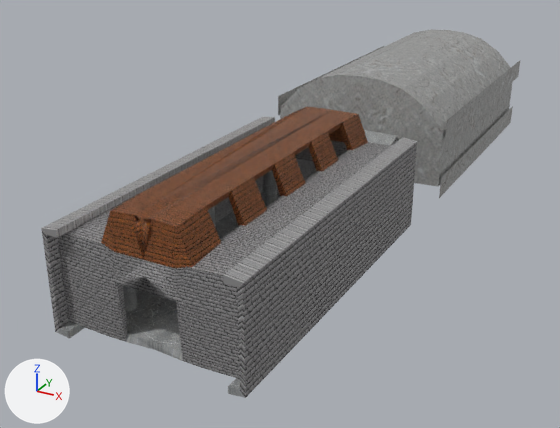
Two versions of the OBJ model IDKGame/assets/models/hall.obj, one commit apart.
Rendered twice from a camera (50 mm lens) standing at (20.2, -38.4, 20.3) and looking at (-3.1, 3.9, -0.8). Arrows for +X, +Y and +Z are at lower left; the lights stay in place. Where no turn or scale is listed for an object, it has been applied to the vertices. Vertices at the same position are counted once.

In view in the first picture: 'entrance', 'entrance.001', 'hall', 'pillars'.
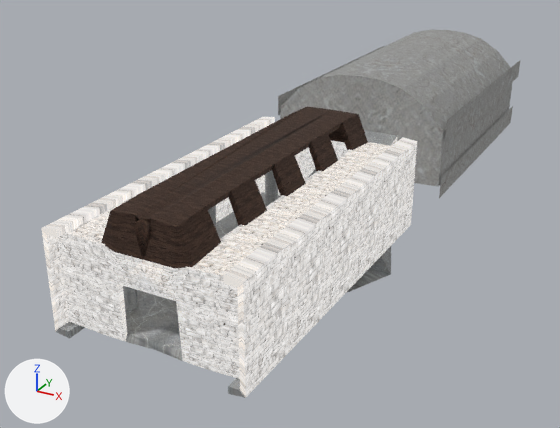
Location of each change, [x1, y1, x2, y2] in pixels of the pictures (560 x 428 px; the box of a moved part takes in the faces that stretch with it):
```json
{"object": "entrance", "change": "surface changed, reshaped", "before": [41, 117, 417, 398], "after": [41, 117, 417, 398], "on screen": "grey to white"}
{"object": "entrance.001", "change": "surface changed", "before": [101, 106, 368, 268], "after": [101, 106, 368, 268]}
{"part": 1, "of": "me_entrance", "change": "moved or reshaped", "after": [346, 246, 391, 293], "on screen": "not visible before"}
```

Scene script edits in JSON lines:
```json
{"op": "add", "block": "img_wood_jpg", "code": ["img_wood_jpg = load_image('wood.jpg', '../textures/albedo/wood.jpg', 2048, 2048, 'sRGB')"]}
{"op": "add", "block": "img_rustic_stone_wall_02_rough_1k_jpg", "code": ["img_rustic_stone_wall_02_rough_1k_jpg = load_image('rustic_stone_wall_02_rough_1k.jpg', '../textures/roughness/rustic_stone_wall_02_rough_1k.jpg', 1024, 1024, 'sRGB')"]}
{"op": "add", "block": "img_rustic_stone_wall_02_diff_1k_jpg", "code": ["img_rustic_stone_wall_02_diff_1k_jpg = load_image('rustic_stone_wall_02_diff_1k.jpg', '../textures/albedo/rustic_stone_wall_02_diff_1k.jpg', 1024, 1024, 'sRGB')"]}
{"op": "add", "block": "img_rustic_stone_wall_02_disp_1k_jpg", "code": ["img_rustic_stone_wall_02_disp_1k_jpg = load_image('rustic_stone_wall_02_disp_1k.jpg', '../textures/displacement/rustic_stone_wall_02_disp_1k.jpg', 1024, 1024, 'sRGB')"]}
{"op": "add", "block": "img_rustic_stone_wall_02_nor_gl_1k_jpg", "code": ["img_rustic_stone_wall_02_nor_gl_1k_jpg = load_image('rustic_stone_wall_02_nor_gl_1k.jpg', '../textures/normal/rustic_stone_wall_02_nor_gl_1k.jpg', 1024, 1024, 'sRGB')"]}
{"block": "mat_brick2_003", "change": "nodes: BsdfPrincipled, OutputMaterial, TexImage x3"}
{"block": "mat_brick2_003", "change": "uses the picture img_brick2_png"}
{"block": "mat_brick2_003", "change": "uses the picture img_brick2_png_001"}
{"block": "mat_brick2_003", "change": "uses the picture img_zero_png"}
{"block": "mat_brick2_003", "change": "nodes: BsdfPrincipled, NormalMap, OutputMaterial, TexImage x4"}
{"block": "mat_brick2_003", "change": "uses the picture img_rustic_stone_wall_02_diff_1k_jpg"}
{"block": "mat_brick2_003", "change": "uses the picture img_rustic_stone_wall_02_disp_1k_jpg"}
{"block": "mat_brick2_003", "change": "uses the picture img_rustic_stone_wall_02_nor_gl_1k_jpg"}
{"block": "mat_brick2_003", "change": "uses the picture img_rustic_stone_wall_02_rough_1k_jpg"}
{"block": "mat_wood2_002", "where": "n0 = _N.new('ShaderNodeBsdfPrincipled'); n0.name = 'Principled BSDF'"}
{"op": "add", "block": "mat_wood2_002", "code": "n0.inputs[2].default_value = 1.0  # 'Roughness'"}
{"block": "mat_wood2_002", "where": "n2 = _N.new('ShaderNodeTexImage'); n2.name = 'Image Texture'"}
{"op": "remove", "block": "mat_wood2_002", "code": "n3 = _N.new('ShaderNodeTexImage'); n3.name = 'Image Texture.001'"}
{"op": "remove", "block": "mat_wood2_002", "code": "n3.image = img_zero_png"}
{"op": "remove", "block": "mat_wood2_002", "code": "n4 = _N.new('ShaderNodeTexImage'); n4.name = 'Image Texture.002'"}
{"op": "remove", "block": "mat_wood2_002", "code": "n4.image = img_wood2_png_001"}
{"op": "set", "path": "n2.image", "old": "img_wood2_png", "new": "img_wood_jpg"}
{"op": "remove", "block": "mat_wood2_002", "code": "_L.new(n3.outputs[0], n0.inputs[1])  # 'Color' to 'Metallic'"}
{"op": "remove", "block": "mat_wood2_002", "code": "_L.new(n4.outputs[0], n0.inputs[2])  # 'Color' to 'Roughness'"}
{"block": "me_entrance", "where": "me_entrance.from_pydata(...)  # 400 vertices, 796 faces; spans x -5.5..5.5, y -14.9..9.1, z -0.7..5.2"}
{"block": "me_entrance", "where": "# used by ob_entrance; location = (0.0, 0.0, 0.0)"}
{"block": "me_entrance", "change": "me_entrance part 1"}
{"op": "set", "path": "me_entrance.vertices[168].co", "old": "(2.8, 0.7, -0.4)", "new": "(5.9, 1.5, -2.0)", "note": "not seen -> pixel (391, 274)"}
```
